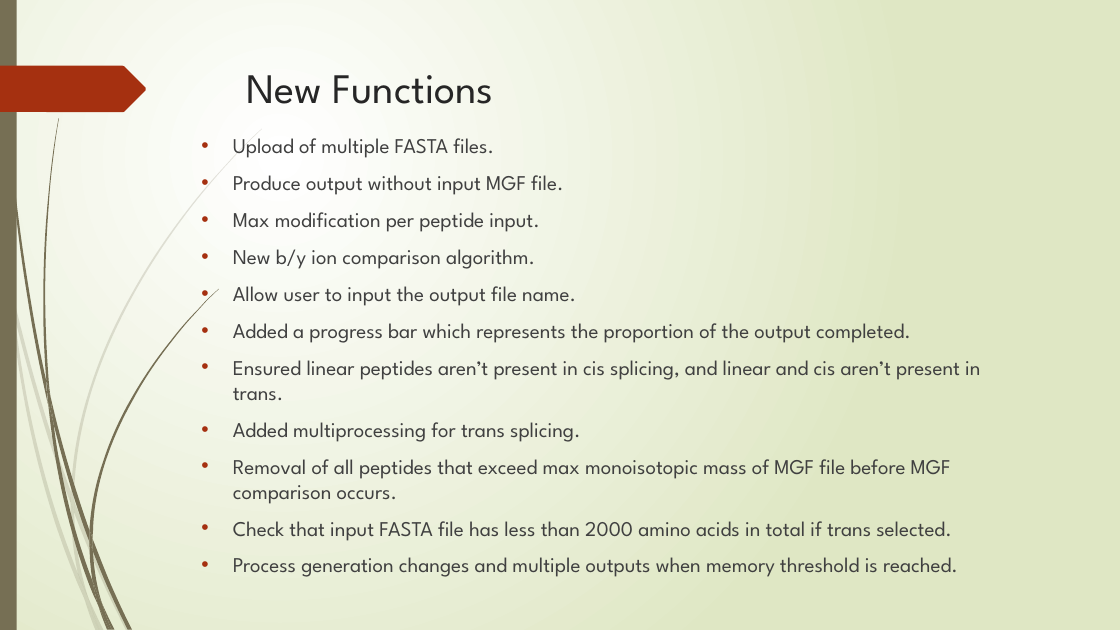
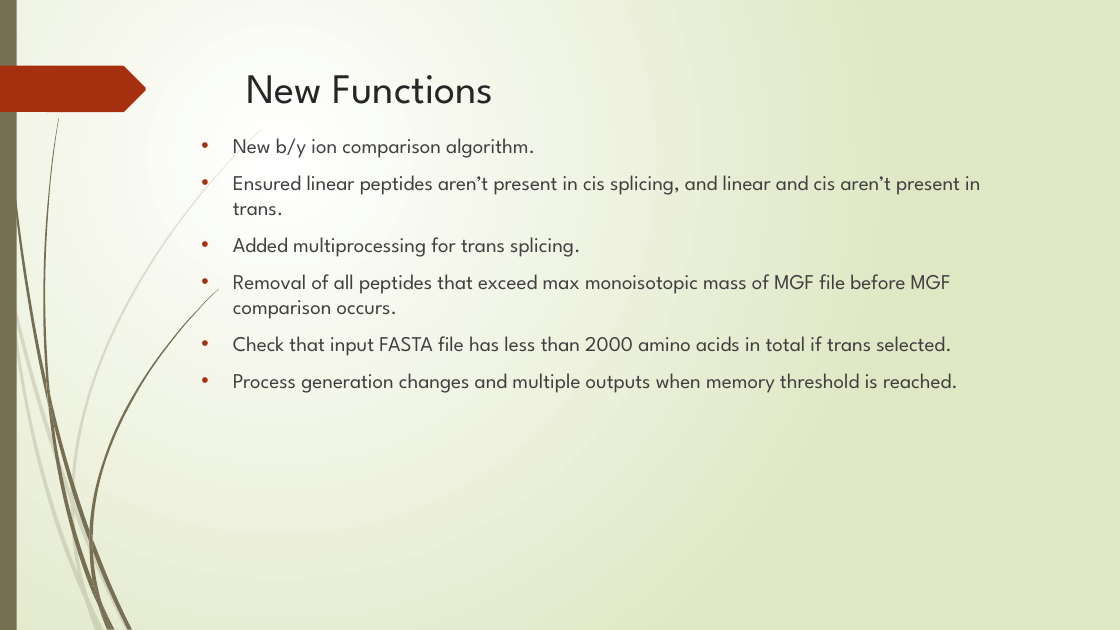
Before and after one commit to nhcha6/MersProject, a slide deck: slide 8 of SecondLabPresentation.pptx. Drawn at 1120x630 pixels with LibreOffice and Linux fonts; fonts in the diff are those of the drawing. Boxes give left, top, right and bottom in pixels: in the first picture for what was removed or moved away, otherwise in the second. Text is boxed around its words. In the diff, an @@ line names an element or a change of style, - is before the commit and + after.

Commit message:
updated presentation

```diff
--- a/SecondLabPresentation.pptx
+++ b/SecondLabPresentation.pptx
@@ text at [233, 138, 563, 232]: paragraphs removed @@
-• Upload of multiple FASTA files.
-• Produce output without input MGF file.
-• Max modification per peptide input.
@@ text at [233, 286, 911, 343]: paragraphs removed @@
-• Allow user to input the output file name.
-• Added a progress bar which represents the proportion of the output completed.
```
Also in this commit, not shown: 3 other slides changed, 2 slides removed.
